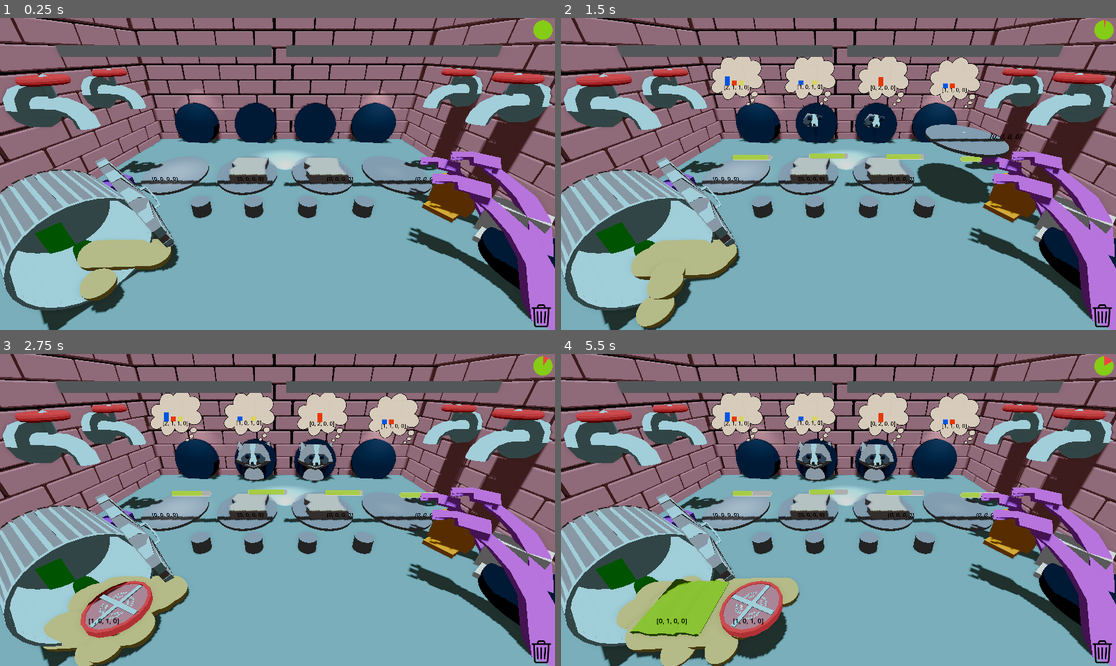
Above: before the commit, frames 1-4 (two rows, left to right).
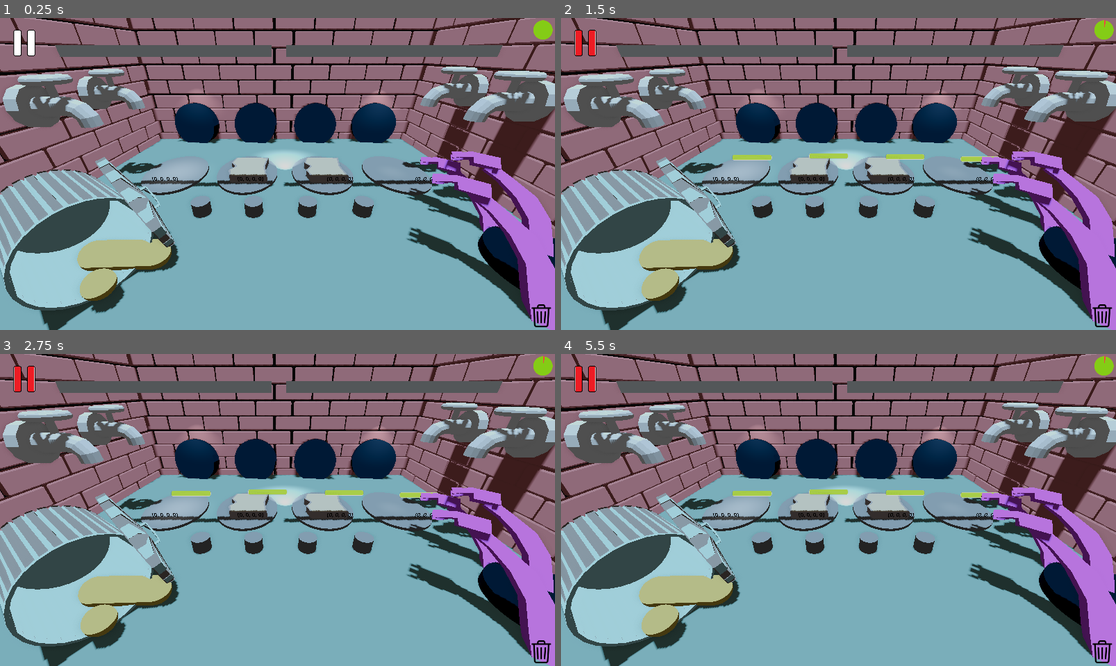
Above: after the commit, the same moments.

Repository: gabrield67/Sandwich-Shop
Game: Godot game, scene res://scenes/game_final.tscn
Two runs of this game, one before a commit and one after it. Both use one fixed random seed, a clock stepped at 60 frames per second and the inputs below.
Inputs (mouse positions are in pixels of both pictures, inside the frame that each line leads up to):
- Up to frame 1 (0.25 s): no input
- Up to frame 2 (1.5 s): click (583, 42) at 0.52 s; move the mouse to (960, 158) at 1.27 s; click (960, 158) at 1.42 s
- Up to frame 3 (2.75 s): drag from (166, 525) to (249, 572) at 2.02 s
- Up to frame 4 (5.5 s): move the mouse to (894, 441) at 2.77 s; click (894, 441) at 2.92 s; drag from (810, 572) to (672, 463) at 3.52 s; move the mouse to (1005, 556) at 4.27 s; click (1005, 556) at 4.42 s; drag from (672, 463) to (755, 432) at 5.02 s

The runs differ from the first frame. In frame 1, 8.6% of the frame differs, in the area x 0-100%, y 3-78%; in frame 2, 16%; in frame 3, 18%; in frame 4, 21%, in the area x 0-100%, y 0-100%.

Commit message:
Updated Sauce Machines

Diff:
--- a/scenes/Ingredients/sauce.gd
+++ b/scenes/Ingredients/sauce.gd
@@ -31,11 +31,11 @@
 	#flavor  [ Color.RED,  Color.YELLOW, Color.BLUE, Color.GREEN]
 
 	if sauce_index == 0:
-		flavor_profile.multiply_flavor(2,0,2,0)
+		flavor_profile.add_flavor(2,0,0,0)
 	elif sauce_index == 1:
-		flavor_profile.multiply_flavor(0,2,2,0)
+		flavor_profile.add_flavor(0,2,0,0)
 	elif sauce_index == 2:
-		flavor_profile.multiply_flavor(2,2,0,0)
+		flavor_profile.multiply_flavor(0,0,2,0)
 	elif sauce_index == 3:
 		flavor_profile.multiply_flavor(2,2,2,2)
 	queue_free()
--- a/scenes/Raccoon/flavor_chart.gd
+++ b/scenes/Raccoon/flavor_chart.gd
@@ -8,7 +8,7 @@
 	queue_redraw()
 
 # styling
-@export var bar_color: Array[Color] = [Color.BLUE, Color.RED, Color.YELLOW, Color.GREEN]
+@export var bar_color: Array[Color] = [ Color.RED,  Color.YELLOW, Color.BLUE, Color.GREEN]
 @export var spacing: float = 20.0
 @export var max_chart_value: float = 5.0
 
@@ -17,7 +17,7 @@
 		return
 
 	# calculating dimensions based on current size
-	var num_bars: int = targets.size()
+	var num_bars: int = targets.size() -1
 	var total_spacing: float = spacing * (num_bars + 1)
 	var bar_width: float = (size.x - total_spacing) / num_bars
 
--- a/scenes/Raccoon/raccoon.gd
+++ b/scenes/Raccoon/raccoon.gd
@@ -53,7 +53,7 @@
 	# start game
 	#TODO change this after animations come in
 	await get_tree().create_timer(.5).timeout
-	thought_bubble_display.show()
+	#thought_bubble_display.show()
 	timer_display.show()
 	timer.start()
 
@@ -105,10 +105,13 @@
 func make_active() -> void:
 	is_active  = true
 	$TargetFlavorProfile.visible = true
+	thought_bubble_display.visible = true
+	thought_bubble_display.show()
 
 func make_inactive() -> void:
 	is_active = false
 	thought_bubble_display.hide()
+	thought_bubble_display.visible = false
 	$WholeRaccoonModel.position = original_model_pos - Vector3(0,0,(2))
 	$TargetFlavorProfile.visible = false
 
--- a/scenes/Raccoon/thought_bubble.tscn
+++ b/scenes/Raccoon/thought_bubble.tscn
@@ -48,4 +48,4 @@
 grow_horizontal = 2
 grow_vertical = 2
 script = ExtResource("2_mmgmr")
-spacing = 10.0
+spacing = 5.0
--- a/scenes/Sauce Machine/SauceMachine.tscn
+++ b/scenes/Sauce Machine/SauceMachine.tscn
@@ -1,36 +1,25 @@
 [gd_scene format=3 uid="uid://b8kmk2ebsnyy5"]
 
 [ext_resource type="Script" uid="uid://40iec7v7kyhi" path="res://scenes/Sauce Machine/sauce_machine.gd" id="1_hoo76"]
+[ext_resource type="PackedScene" uid="uid://c2gk4jxeh0jpx" path="res://models/sauceDispenser.glb" id="2_yerb2"]
 
 [sub_resource type="BoxShape3D" id="BoxShape3D_ywgvx"]
+size = Vector3(1, 1.2, 1.5)
 
-[sub_resource type="StandardMaterial3D" id="StandardMaterial3D_hoo76"]
-
-[sub_resource type="BoxMesh" id="BoxMesh_hoo76"]
-material = SubResource("StandardMaterial3D_hoo76")
-
-[sub_resource type="StandardMaterial3D" id="StandardMaterial3D_yerb2"]
-
-[sub_resource type="BoxMesh" id="BoxMesh_ywgvx"]
-material = SubResource("StandardMaterial3D_yerb2")
-
-[sub_resource type="StandardMaterial3D" id="StandardMaterial3D_p3b6x"]
+[sub_resource type="ArrayMesh" id="ArrayMesh_yerb2"]
+resource_name = "sauceDispenser"
 
 [node name="SauceMachine" type="StaticBody3D" unique_id=1370060822]
 script = ExtResource("1_hoo76")
 
 [node name="CollisionShape3D" type="CollisionShape3D" parent="." unique_id=199650714]
-transform = Transform3D(2, 0, 0, 0, 2, 0, 0, 0, 2, 0, 0, 0.48436487)
+transform = Transform3D(2, 0, 0, 0, 2, 0, 0, 0, 2, 0, 0.26244342, 0.25842392)
 shape = SubResource("BoxShape3D_ywgvx")
 
-[node name="Back" type="MeshInstance3D" parent="." unique_id=135099945]
-transform = Transform3D(2, 0, 0, 0, 2, 0, 0, 0, 1, 0, 0, 0)
-mesh = SubResource("BoxMesh_hoo76")
+[node name="Spawn Point" type="Node3D" parent="." unique_id=1449396289]
+transform = Transform3D(1, 0, 0, 0, 1, 0, 0, 0, 1, 0, -2.046854, 1.4595525)
 
-[node name="Spawner" type="MeshInstance3D" parent="." unique_id=201823418]
-transform = Transform3D(1.5, 0, 0, 0, 1, 0, 0, 0, 2, 0, -0.8527385, 0.5801202)
-mesh = SubResource("BoxMesh_ywgvx")
-surface_material_override/0 = SubResource("StandardMaterial3D_p3b6x")
+[node name="MeshInstance3D" type="MeshInstance3D" parent="." unique_id=1357646626]
+mesh = SubResource("ArrayMesh_yerb2")
 
-[node name="Spawn Point" type="Node3D" parent="." unique_id=1449396289]
-transform = Transform3D(1, 0, 0, 0, 1, 0, 0, 0, 1, 0, 0.19827747, 1.0915298)
+[node name="sauceDispenser" parent="." unique_id=1757681863 instance=ExtResource("2_yerb2")]
--- a/scenes/Sauce Machine/sauce_machine.gd
+++ b/scenes/Sauce Machine/sauce_machine.gd
@@ -3,7 +3,7 @@
 
 var sauce_scene = preload("res://scenes/Ingredients/Sauce.tscn")
 
-var colors = [ Color.PURPLE,  Color.GREEN, Color.ORANGE, Color.WHITE]
+var colors = [ Color.RED,  Color.YELLOW, Color.BLUE, Color.WHITE]
 var sauce_index = 0;
 var spawned = false;
 var timer = 1
@@ -35,8 +35,7 @@
 func init_machine(index:int):
 	var material = StandardMaterial3D.new()
 	material.albedo_color = colors[index]
-	$Back.set_surface_override_material(0, material)
-	$Spawner.set_surface_override_material(0, material)
+	#$sauceDispenser.set_surface_override_material(0, material)
 	sauce_index = index
 
 func make_active():
--- a/scenes/UI/HUD.tscn
+++ b/scenes/UI/HUD.tscn
@@ -5,8 +5,11 @@
 [ext_resource type="Texture2D" uid="uid://bdqawm5wejg8a" path="res://assets/timers/timer_circle_hot_red.png" id="2_l8xe2"]
 [ext_resource type="Texture2D" uid="uid://kukxhywuqh7o" path="res://assets/waste/trash_full.png" id="3_5ip4n"]
 [ext_resource type="Texture2D" uid="uid://bh5epw1konr3x" path="res://assets/waste/trash_empty.png" id="4_l8xe2"]
+[ext_resource type="Texture2D" uid="uid://dw6i7sv2xbbn5" path="res://assets/Pause.png" id="6_0qpk7"]
+[ext_resource type="Texture2D" uid="uid://csjo3m4bfhlub" path="res://assets/Pause_red.png" id="7_ucsqe"]
 
 [node name="HUD" type="CanvasLayer" unique_id=1287460498]
+process_mode = 3
 script = ExtResource("1_1etfg")
 
 [node name="Control" type="Control" parent="." unique_id=614236100]
@@ -57,3 +60,16 @@
 fill_mode = 3
 texture_under = ExtResource("4_l8xe2")
 texture_progress = ExtResource("3_5ip4n")
+
+[node name="TextureButton" type="TextureButton" parent="." unique_id=1783262630]
+offset_left = 28.0
+offset_top = 25.0
+offset_right = 73.0
+offset_bottom = 79.0
+toggle_mode = true
+texture_normal = ExtResource("6_0qpk7")
+texture_pressed = ExtResource("7_ucsqe")
+ignore_texture_size = true
+stretch_mode = 0
+
+[connection signal="pressed" from="TextureButton" to="." method="pause_click"]
--- a/scenes/UI/hud.gd
+++ b/scenes/UI/hud.gd
@@ -6,6 +6,8 @@
 
 @export var levelTime: int = 30
 @export var maxWaste: int = 10
+
+var isPaused = false
 
 var debug_upgrades = false
 
@@ -46,3 +48,11 @@
 
 func updateWaste(current_waste) -> void:
 	waste.value = current_waste
+
+func pause_click() -> void:
+	if isPaused:
+		get_tree().paused = false
+		isPaused = false
+	else:
+		get_tree().paused = true
+		isPaused = true
--- a/scenes/game_final.tscn
+++ b/scenes/game_final.tscn
@@ -16,7 +16,6 @@
 [ext_resource type="PackedScene" uid="uid://b60vg43gdsml4" path="res://models/monster_hand.tscn" id="15_21cbb"]
 [ext_resource type="PackedScene" uid="uid://co3tj1g5g5g38" path="res://scenes/parameters.tscn" id="17_ldmpq"]
 [ext_resource type="PackedScene" uid="uid://bfd7ic8voya81" path="res://scenes/UI/game_timer.tscn" id="17_s2b54"]
-[ext_resource type="PackedScene" uid="uid://p76u6bysbig7" path="res://sauce_dispenser.tscn" id="17_xkgmc"]
 
 [sub_resource type="TorusMesh" id="TorusMesh_qosn7"]
 
@@ -242,15 +241,3 @@
 [node name="Parameters" parent="." unique_id=1415527279 instance=ExtResource("17_ldmpq")]
 
 [node name="sauceFaucets" type="Node3D" parent="." unique_id=119371215]
-
-[node name="sauceDispenser" parent="sauceFaucets" unique_id=459785786 instance=ExtResource("17_xkgmc")]
-transform = Transform3D(0.18235561, 0, -0.9832327, 0, 1, 0, 0.9832327, 0, 0.18235561, 12.167, 6.01, -3.23)
-
-[node name="sauceDispenser2" parent="sauceFaucets" unique_id=1879547224 instance=ExtResource("17_xkgmc")]
-transform = Transform3D(0.18235561, 0, -0.9832327, 0, 1, 0, 0.9832327, 0, 0.18235561, 12.167, 6.01, 0.63)
-
-[node name="sauceDispenser3" parent="sauceFaucets" unique_id=190957725 instance=ExtResource("17_xkgmc")]
-transform = Transform3D(0.10452842, 0, 0.9945219, 0, 1, 0, -0.9945219, 0, 0.10452842, -10.533, 6.01, -2.87)
-
-[node name="sauceDispenser4" parent="sauceFaucets" unique_id=1256845609 instance=ExtResource("17_xkgmc")]
-transform = Transform3D(0.10452842, 0, 0.9945219, 0, 1, 0, -0.9945219, 0, 0.10452842, -10.533, 6.01, 1.45)
--- a/scenes/parameters.gd
+++ b/scenes/parameters.gd
@@ -12,7 +12,7 @@
 var max_target_flavors = 4
 
 #HUD
-var debug_upgrades = false
+var debug_upgrades = true
 
 # Called when the node enters the scene tree for the first time.
 func _ready() -> void:
--- a/scenes/upgrade_manager.tscn
+++ b/scenes/upgrade_manager.tscn
@@ -22,16 +22,16 @@
 transform = Transform3D(1, 0, 0, 0, 1, 0, 0, 0, 1, -7.9935837, 0, 0)
 
 [node name="SauceMachine" parent="." unique_id=1370060822 instance=ExtResource("3_076jq")]
-transform = Transform3D(0.4519366, 0, 0.89205, 0, 1, 0, -0.89205, 0, 0.4519366, -9.815767, 0, 3.8730211)
+transform = Transform3D(-4.3711385e-08, 0, 0.99999994, 0, 1, 0, -0.99999994, 0, -4.3711385e-08, -11.4868965, 4.8971896, -0.94149995)
 
 [node name="SauceMachine2" parent="." unique_id=1885987930 instance=ExtResource("3_076jq")]
-transform = Transform3D(0.44253916, 0, 0.8967492, 0, 1, 0, -0.8967492, 0, 0.44253916, -10.061551, 0, 6.5593934)
+transform = Transform3D(-4.371139e-08, 0, 1, 0, 1, 0, -1, 0, -4.371139e-08, -11.4158535, 4.912202, 3.1377432)
 
 [node name="SauceMachine3" parent="." unique_id=1176405904 instance=ExtResource("3_076jq")]
-transform = Transform3D(0.53091055, 0, -0.84742785, 0, 1, 0, 0.84742785, 0, 0.53091055, 9.500717, 0, 3.7625265)
+transform = Transform3D(-4.3711385e-08, 0, -0.99999994, 0, 1, 0, 0.99999994, 0, -4.3711385e-08, 11.086864, 5.0193043, -1.1707022)
 
 [node name="SauceMachine4" parent="." unique_id=1172735737 instance=ExtResource("3_076jq")]
-transform = Transform3D(0.5802482, 0, -0.8144397, 0, 1, 0, 0.8144397, 0, 0.5802482, 10.431595, 0, 6.1263647)
+transform = Transform3D(-4.371139e-08, 0, -1, 0, 1, 0, 1, 0, -4.371139e-08, 11.268125, 5.0193043, 2.5001545)
 
 [node name="Bread4_light" type="SpotLight3D" parent="." unique_id=1387518698]
 transform = Transform3D(1, 0, 0, 0, -0.03127117, 0.99951094, 0, -0.99951094, -0.03127117, -7.8838153, 3.1463041, 0)
Binary file added: assets/Pause.png
Not shown, added: assets/Pause.png.import
Binary file added: assets/Pause_red.png
Not shown, added: assets/Pause_red.png.import
